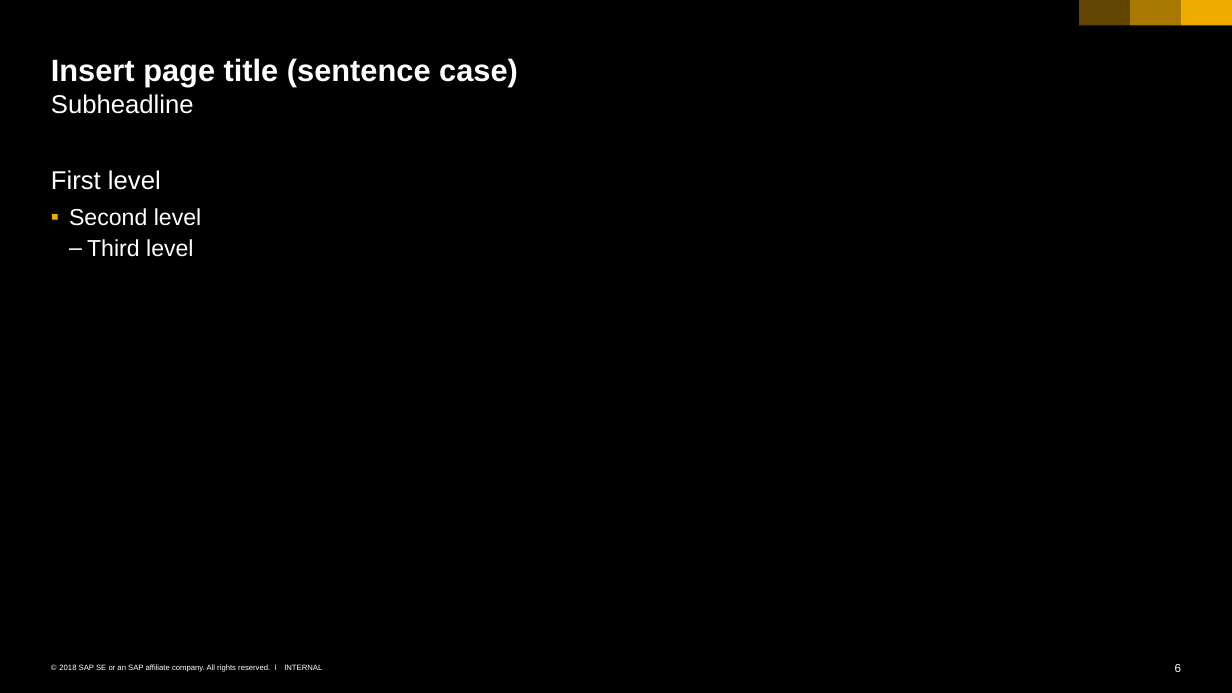
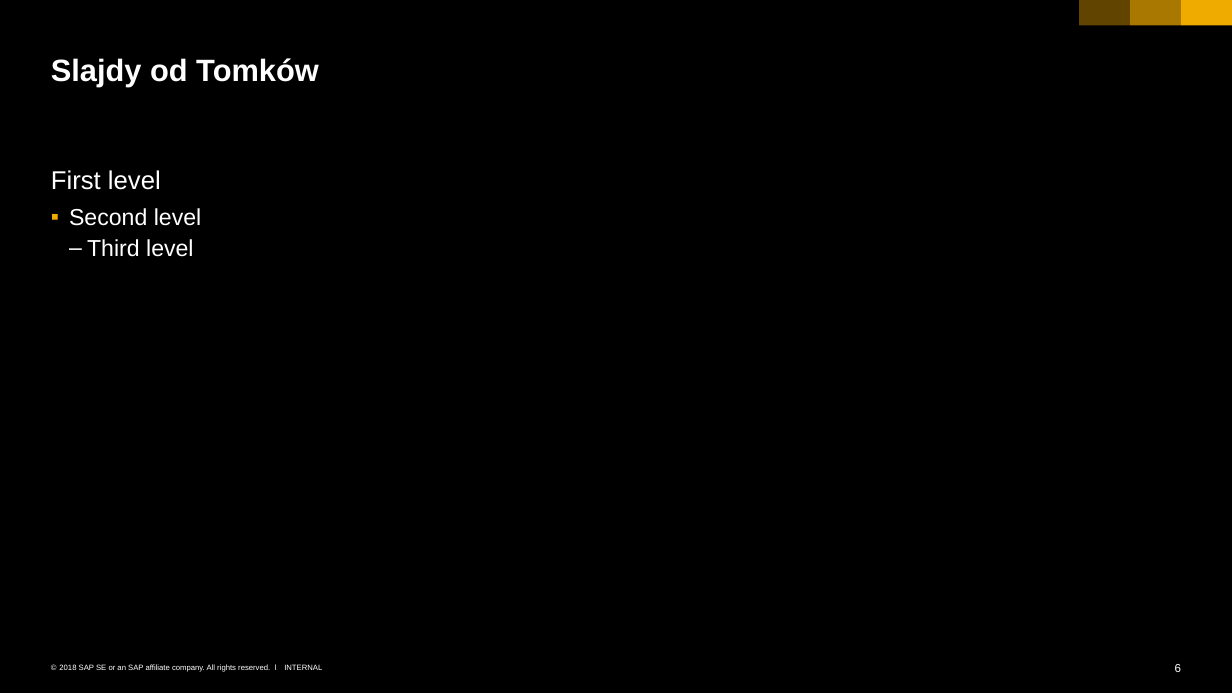
Before and after one commit to HackYourCareer/201805_HYC-devops-community_chapter2, a slide deck: slide 6 of presentation/dc_c2.pptx. Drawn at 1232x693 pixels with LibreOffice and Linux fonts; fonts in the diff are those of the drawing. Boxes give left, top, right and bottom in pixels: in the first picture for what was removed or moved away, otherwise in the second. Text is boxed around its words. In the diff, an @@ line names an element or a change of style, - is before the commit and + after.

```diff
--- a/presentation/dc_c2.pptx
+++ b/presentation/dc_c2.pptx
@@ title at <box>51,58,319,87</box>: text changed @@
-Insert page title (sentence case)
-Subheadline
+Slajdy od Tomków
```
Also in this commit, not shown: 6 slides added, 9 slides removed, 17 other files.
